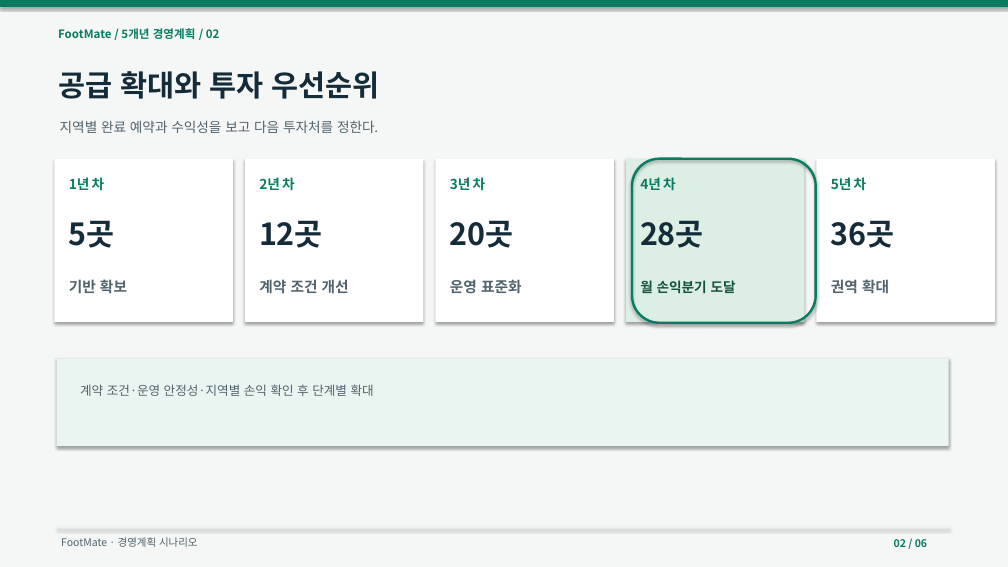
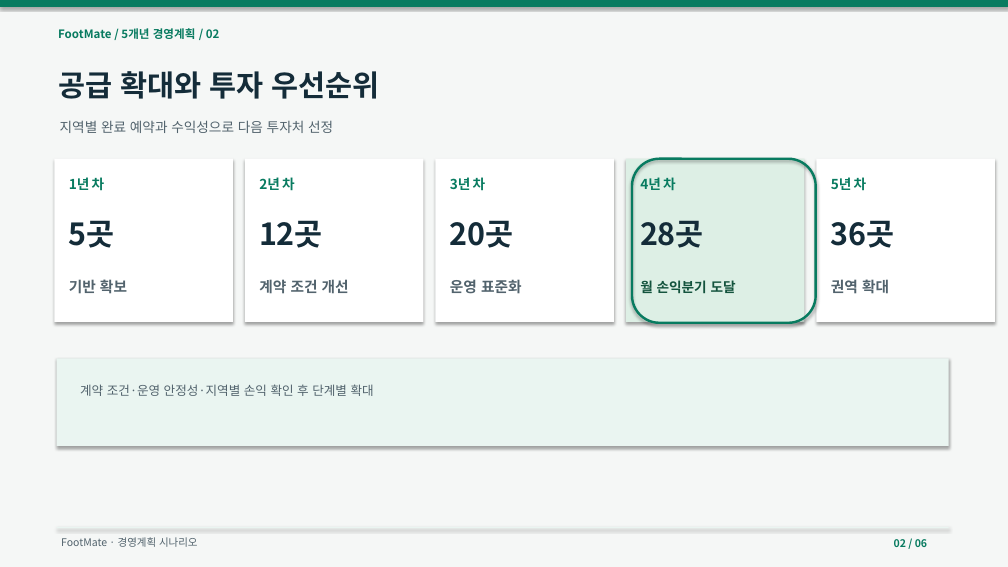
Before and after one commit to dohyunkimmm/footmate-case-study, a slide deck: slide 2 of src/case-study/downloads/footmate_5year_strategy.pptx. Drawn at 1008x567 pixels with LibreOffice and Linux fonts; fonts in the diff are those of the drawing. Boxes give left, top, right and bottom in pixels: in the first picture for what was removed or moved away, otherwise in the second. Text is boxed around its words. In the diff, an @@ line names an element or a change of style, - is before the commit and + after.

```diff
--- a/src/case-study/downloads/footmate_5year_strategy.pptx
+++ b/src/case-study/downloads/footmate_5year_strategy.pptx
@@ text at bbox=[60, 120, 333, 133]: text changed @@
-지역별 완료 예약과 수익성을 보고 다음 투자처를 정한다.
+지역별 완료 예약과 수익성으로 다음 투자처 선정
```
Also in this commit, not shown: 1 other slide changed, 15 other files.
